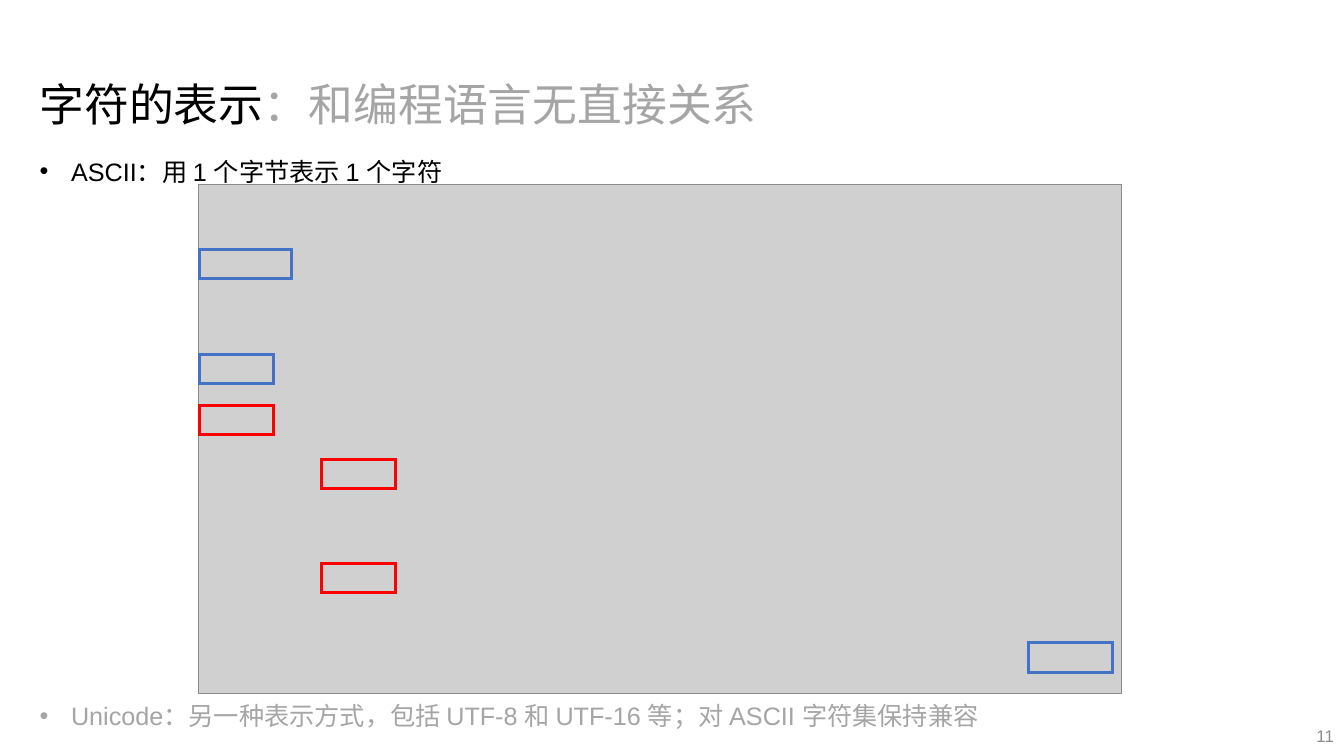
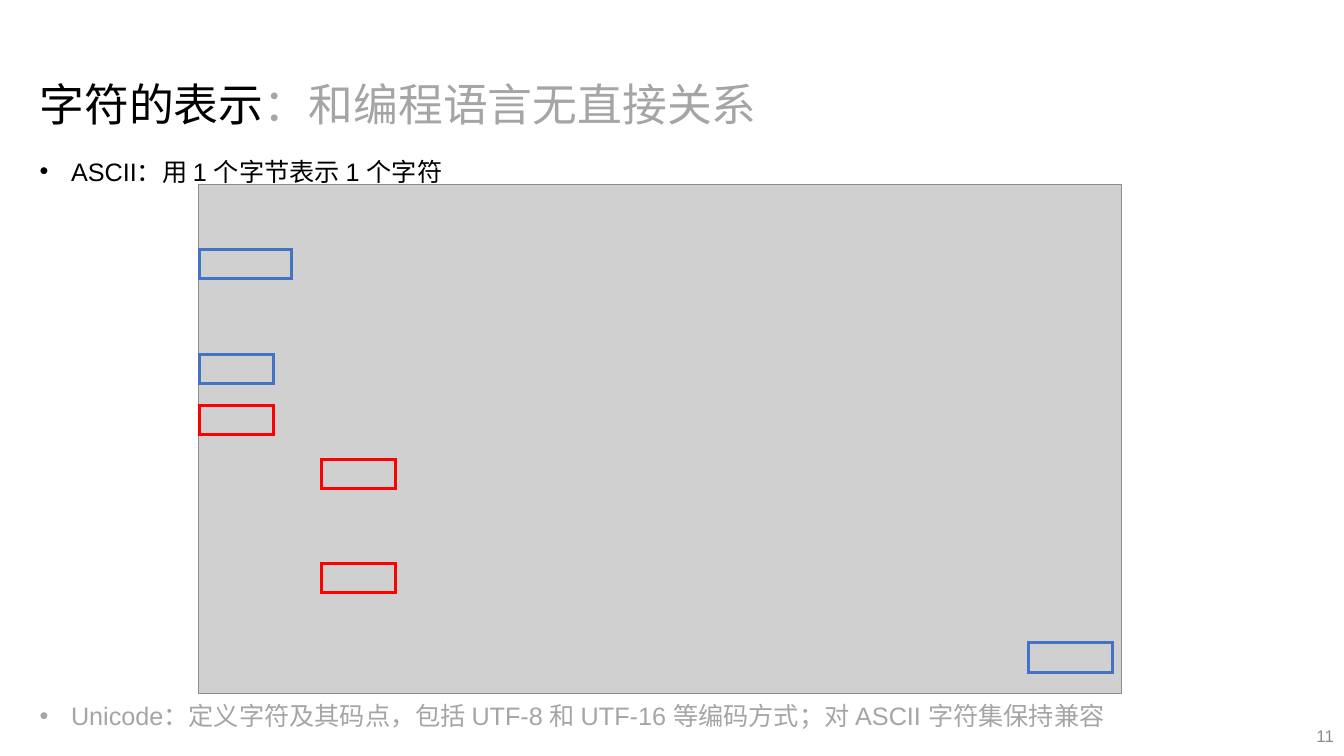
Before and after one commit to vwOvOwv/ICS-2026-Fall-TA, a slide deck: slide 11 of 02-Data.pptx. Drawn at 1344x756 pixels with LibreOffice and Linux fonts; fonts in the diff are those of the drawing; grey boxes stand for pictures. Boxes give left, top, right and bottom in pixels: in the first picture for what was removed or moved away, otherwise in the second. Text is boxed around its words. In the diff, an @@ line names an element or a change of style, - is before the commit and + after.

Commit message:
fix typo and error.

```diff
--- a/02-Data.pptx
+++ b/02-Data.pptx
@@ text at (71, 704, 1104, 729): text changed @@
-• Unicode：另一种表示方式，包括 UTF-8 和 UTF-16 等；对 ASCII 字符集保持兼容
+• Unicode：定义字符及其码点，包括 UTF-8 和 UTF-16 等编码方式；对 ASCII 字符集保持兼容
```
Also in this commit, not shown: 13 other slides changed.
